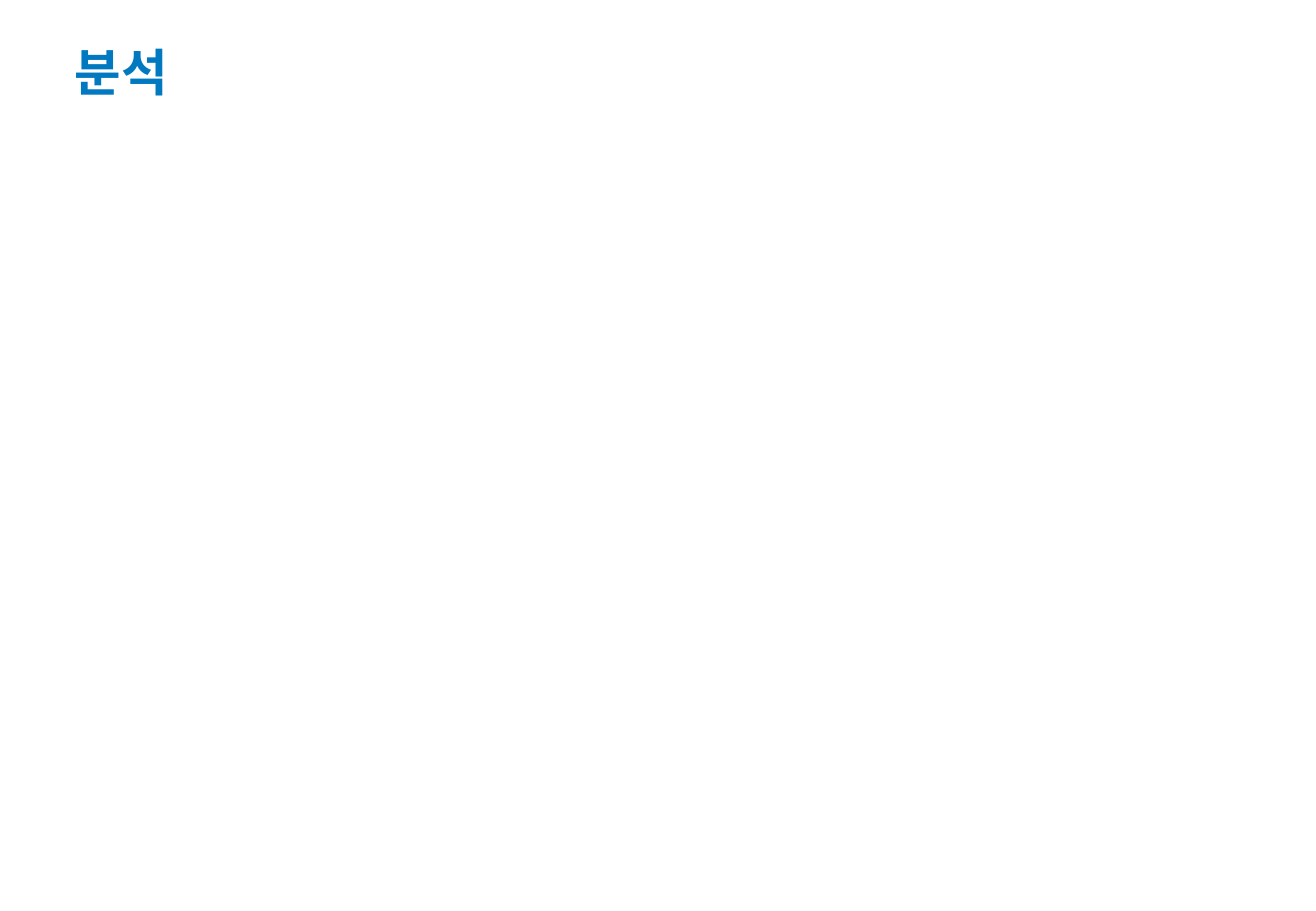
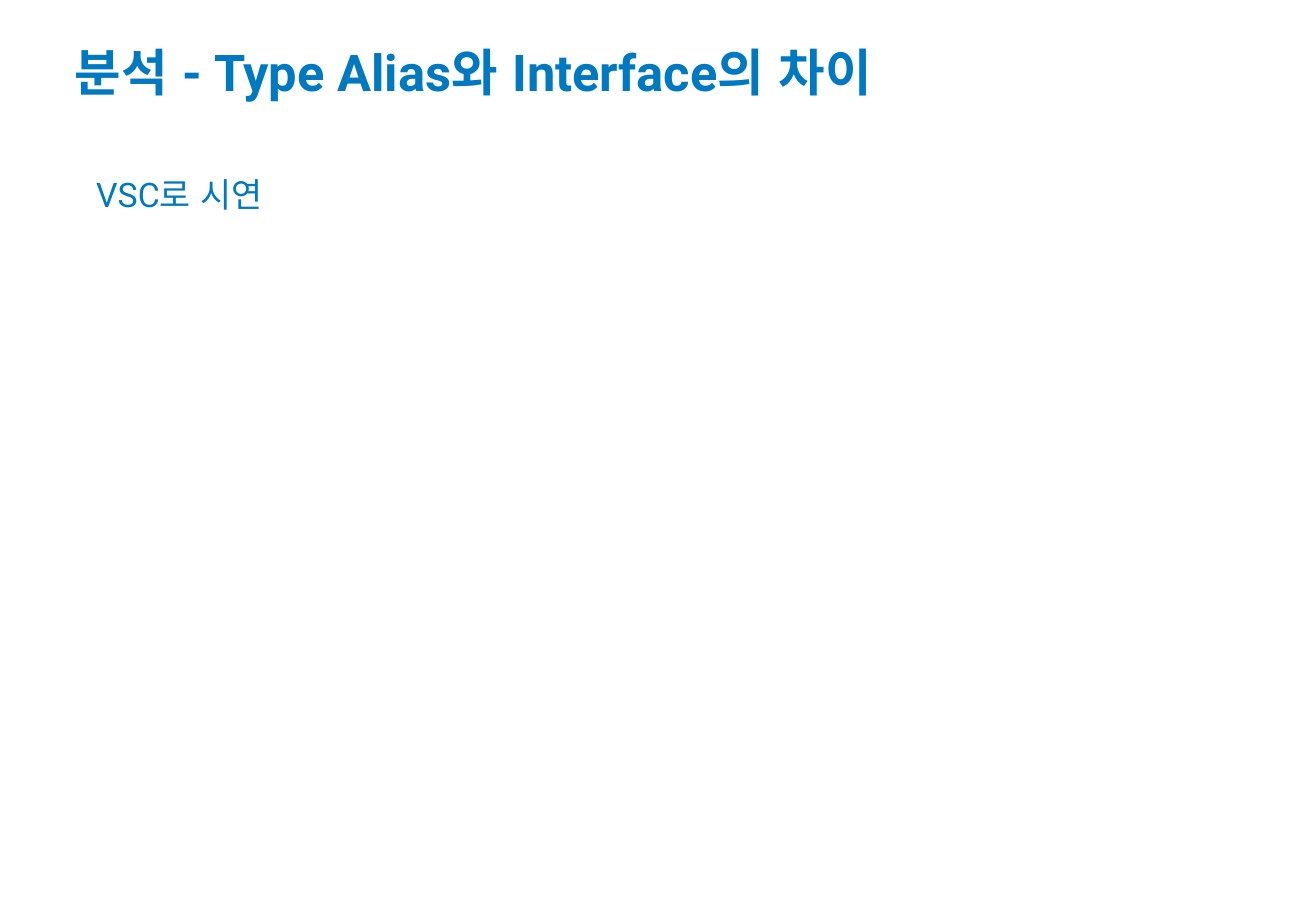
Before and after one commit to dudwns0921/Obigo_Typescript_seminar, a slide deck: slide 12 of 발표자료.pptx. Drawn at 1316x911 pixels with LibreOffice and Linux fonts; fonts in the diff are those of the drawing; background and template pictures are left out. Boxes give left, top, right and bottom in pixels: in the first picture for what was removed or moved away, otherwise in the second. Text is boxed around its words. In the diff, an @@ line names an element or a change of style, - is before the commit and + after.

```diff
--- a/발표자료.pptx
+++ b/발표자료.pptx
@@ title at (75,48,872,102): text changed @@
-분석
+분석 - Type Alias와 Interface의 차이
@@ text added at (96,179,262,210), 20 pt, text #0079C1 @@
+VSC로 시연
```
Also in this commit, not shown: 2 other slides changed, 5 slides added, 1 slide removed, 3 other files.
